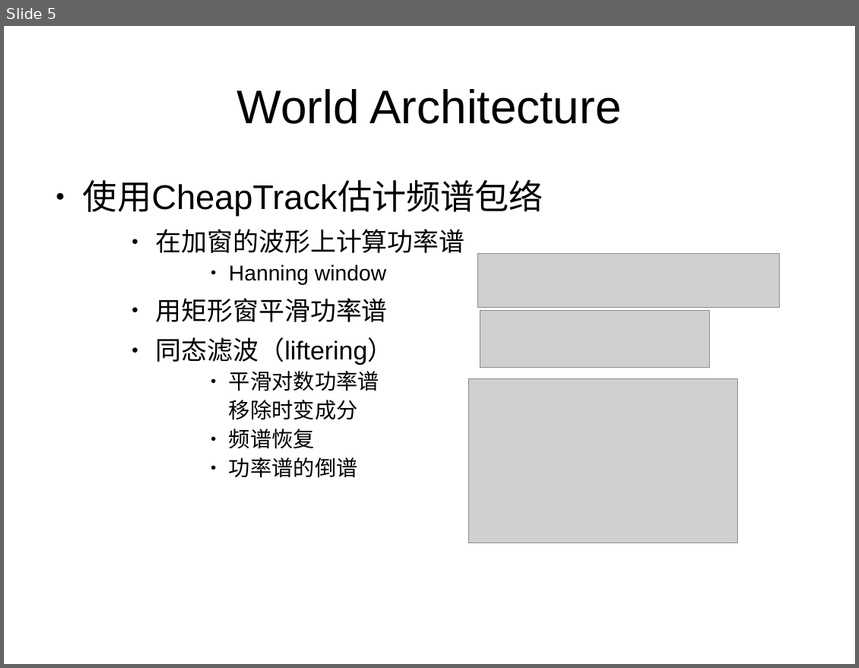
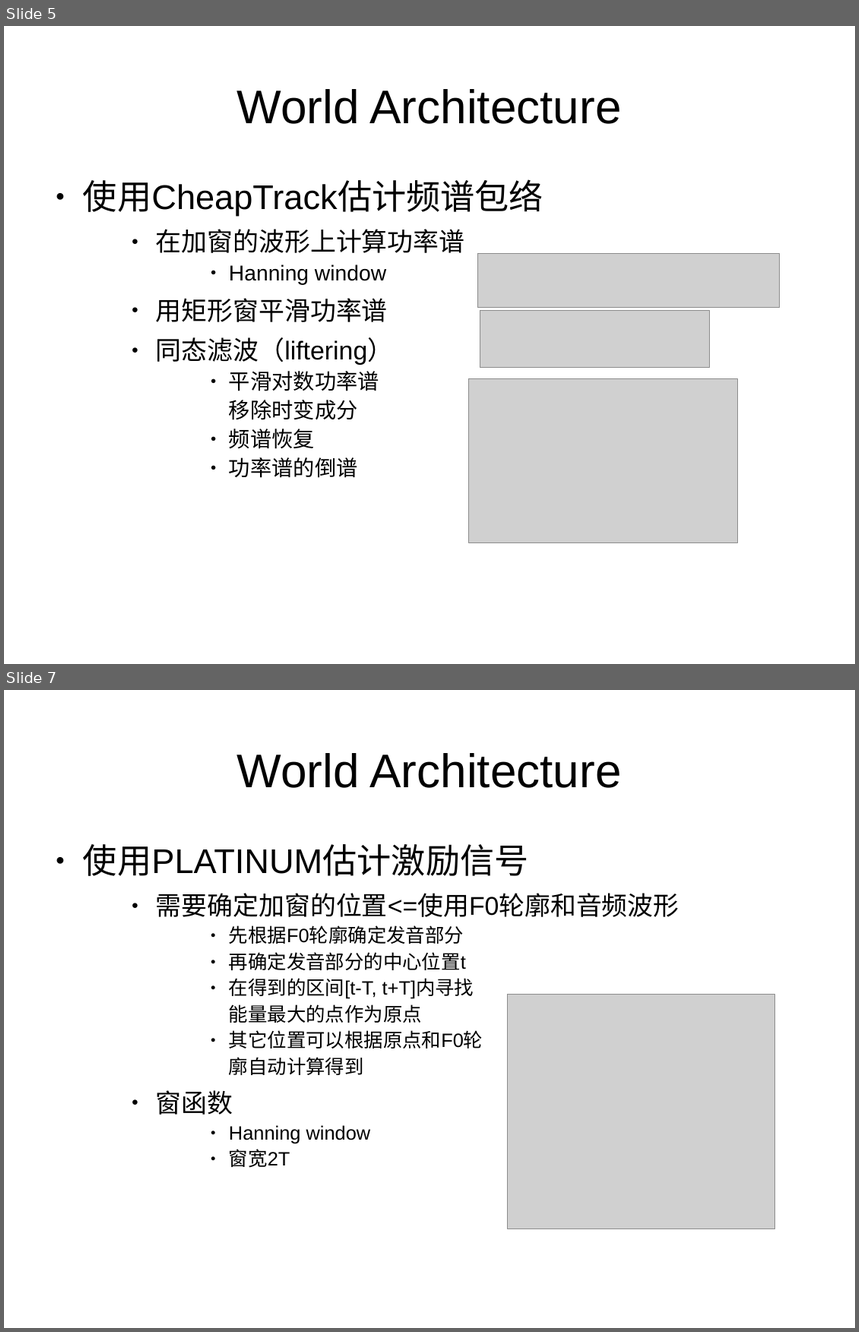
Before and after one commit to iloveat/book_share, a slide deck: world/world.odp. Shown one above the other, each under a label of ours: slide 5 before the commit, slides 5 and 7 after it; the slides between them are not shown. The pictures are 859x668 and 859x1332 pixels, drawn with LibreOffice and Linux fonts; fonts in the diff are those of the drawing; grey boxes stand for pictures. Boxes give left, top, right and bottom in pixels: in the first picture for what was removed or moved away, otherwise in the second. Text is boxed around its words. In the diff, an @@ line names an element or a change of style, - is before the commit and + after.

```diff
--- a/world/world.odp
+++ b/world/world.odp
@@ slide 7 added at bbox=[4, 690, 855, 1328], background #FFFFFF @@
@@ title added at bbox=[237, 753, 621, 788], 44 pt, text #000000 @@
+World Architecture
@@ text added at bbox=[83, 844, 680, 1168], 18 pt, text #000000 @@
+● 使用PLATINUM估计激励信号
+    ● 需要确定加窗的位置<=使用F0轮廓和音频波形
+        ● 先根据F0轮廓确定发音部分
+        ● 再确定发音部分的中心位置t
+        ● 在得到的区间[t-T, t+T]内寻找
+        能量最大的点作为原点
+        ● 其它位置可以根据原点和F0轮
+        廓自动计算得到
+    ● 窗函数
+        ● Hanning window
+        ● 窗宽2T
@@ picture added at bbox=[508, 995, 775, 1230] @@
```
Also in this commit, not shown: 2 slides changed, 2 other slides added, 3 slides removed, 3 other files.
